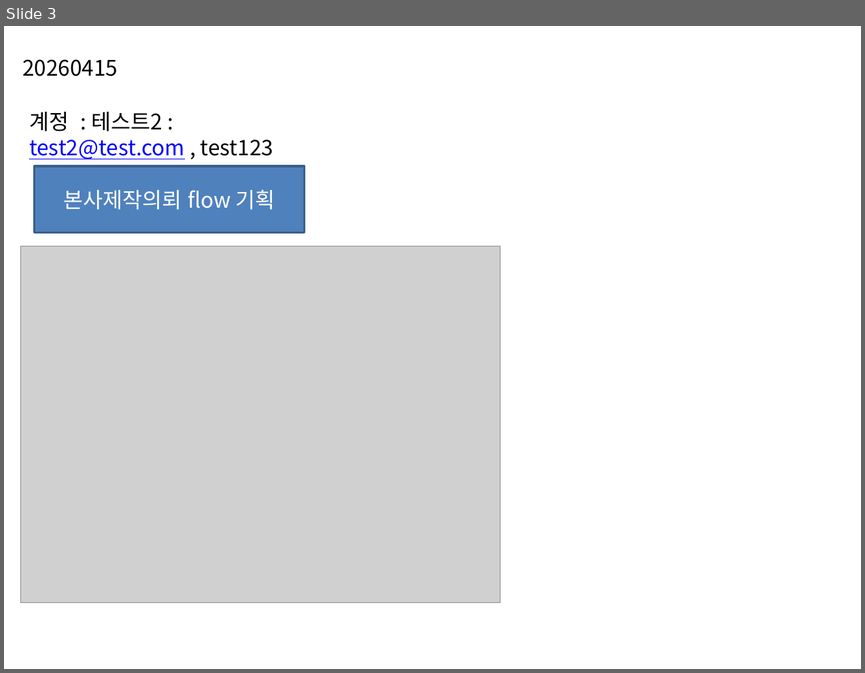
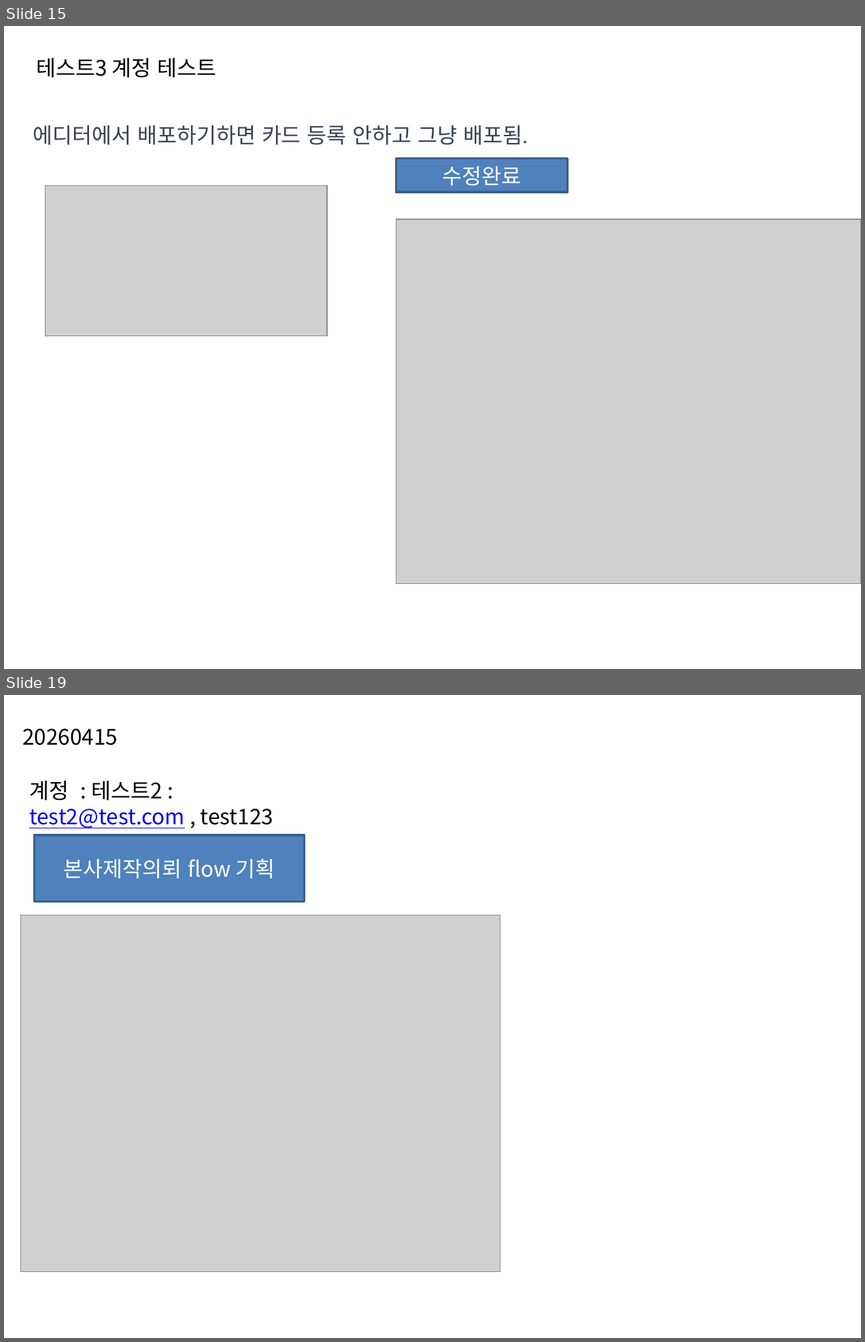
Before and after one commit to oksusoo1/homepageDev, a slide deck: My-plaform.pptx. Shown one above the other, each under a label of ours: slide 3 before the commit, slides 15 and 19 after it; the slides between them are not shown. The pictures are 865x673 and 865x1342 pixels, drawn with LibreOffice and Linux fonts; fonts in the diff are those of the drawing; grey boxes stand for pictures. Boxes give left, top, right and bottom in pixels: in the first picture for what was removed or moved away, otherwise in the second. Text is boxed around its words. In the diff, an @@ line names an element or a change of style, - is before the commit and + after.

Commit message:
14일무료체험후 등록된 카드로 결제 처리 및 프로세스 수정

```diff
--- a/My-plaform.pptx
+++ b/My-plaform.pptx
@@ slide 15 added at [4, 26, 861, 669], background #FFFFFF @@
@@ text added at [36, 58, 216, 78], 18 pt, text #000000 @@
+테스트3 계정 테스트
@@ text added at [33, 125, 528, 145], 18 pt, text #374151 @@
+에디터에서 배포하기하면 카드 등록 안하고 그냥 배포됨.
@@ rectangle added at [396, 159, 567, 192], fill #4F81BD, outline #3A5F8C 2 pt, 18 pt, text #FFFFFF @@
+수정완료
@@ picture added at [45, 185, 327, 335] @@
@@ picture added at [396, 219, 861, 583] @@
@@ what was slide 3 is now slide 19 @@
```
Also in this commit, not shown: 15 other slides added, 8 other files.
